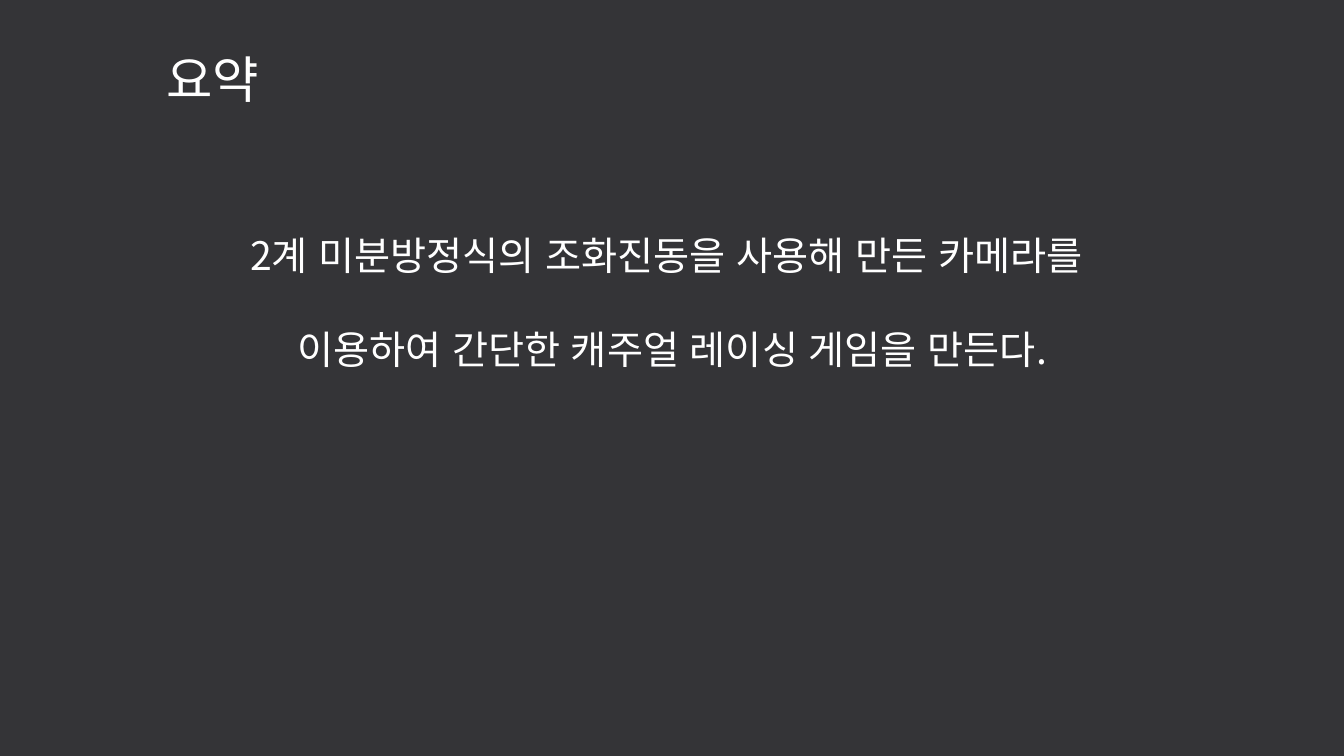
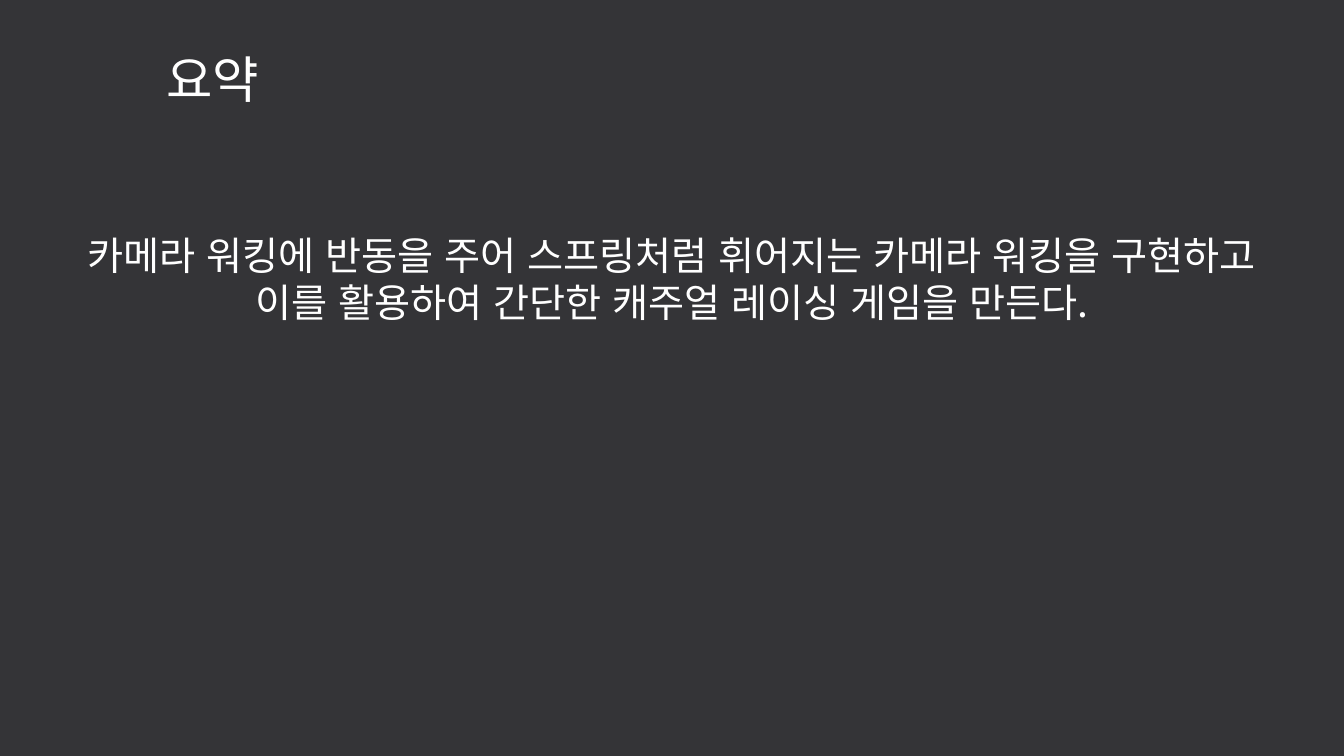
Before and after one commit to LEGO0937/Our_Project, a slide deck: slide 3 of 기획단계/졸작 제안서_α.pptx. Drawn at 1344x756 pixels with LibreOffice and Linux fonts; fonts in the diff are those of the drawing. Boxes give left, top, right and bottom in pixels: in the first picture for what was removed or moved away, otherwise in the second. Text is boxed around its words. In the diff, an @@ line names an element or a change of style, - is before the commit and + after.

Commit message:
조화진동 단어수정

```diff
--- a/기획단계/졸작 제안서_α.pptx
+++ b/기획단계/졸작 제안서_α.pptx
@@ text at (88,237,1256,320): text changed @@
-2계 미분방정식의 조화진동을 사용해 만든 카메라를
-이용하여 간단한 캐주얼 레이싱 게임을 만든다.
+카메라 워킹에 반동을 주어 스프링처럼 휘어지는 카메라 워킹을 구현하고 이를 활용하여 간단한 캐주얼 레이싱 게임을 만든다.
```
Also in this commit, not shown: 5 other slides changed.
